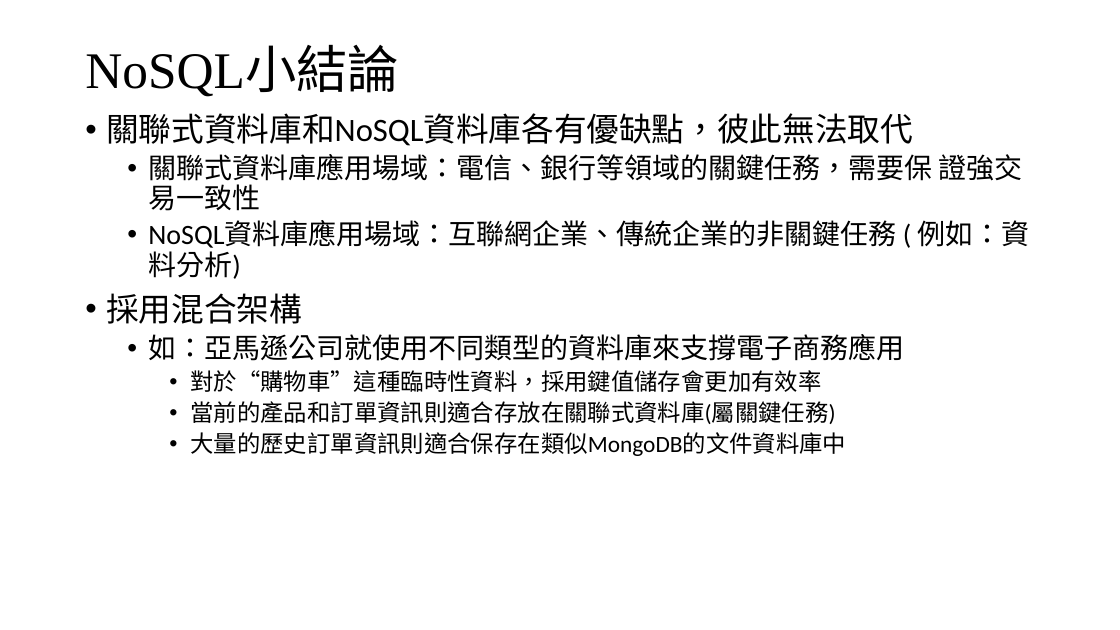
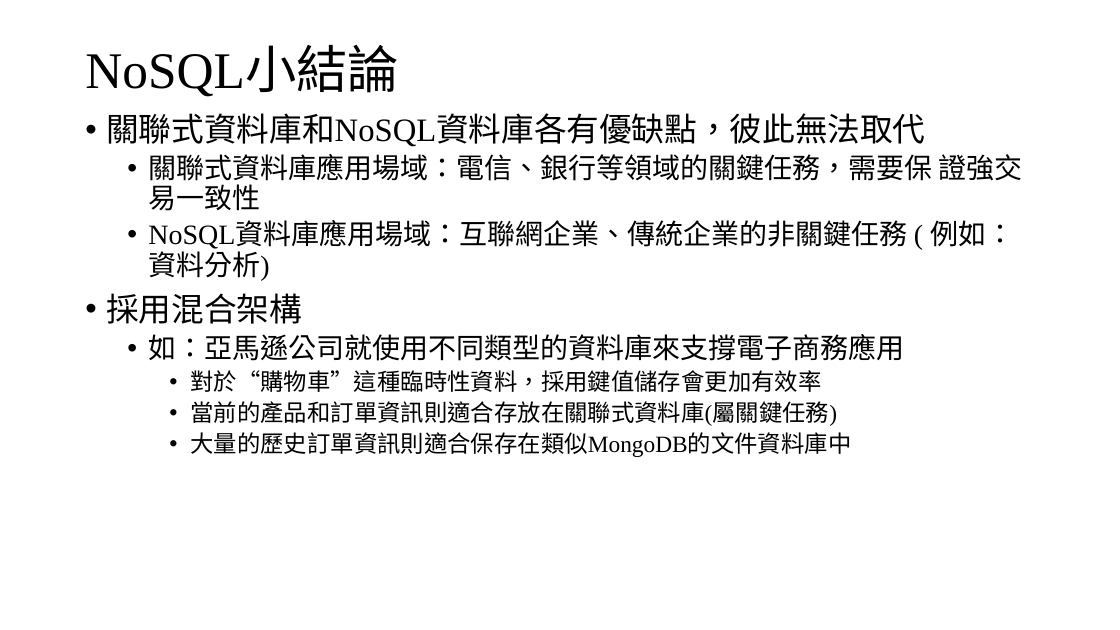
Before and after one commit to YuLiYangBryant/NoSQLReport, a slide deck: slide 21 of NoSQL.pptx. Drawn at 1120x630 pixels with LibreOffice and Linux fonts; fonts in the diff are those of the drawing. Boxes give left, top, right and bottom in pixels: in the first picture for what was removed or moved away, otherwise in the second. Text is boxed around its words. In the diff, an @@ line names an element or a change of style, - is before the commit and + after.

```diff
--- a/NoSQL.pptx
+++ b/NoSQL.pptx
@@ text "關聯式資料庫和NoSQL資料庫各有優缺點，彼此無法取代" at [106, 113, 1023, 457]: font Calibri to Times New Roman @@
```
Also in this commit, not shown: 3 other slides changed.
